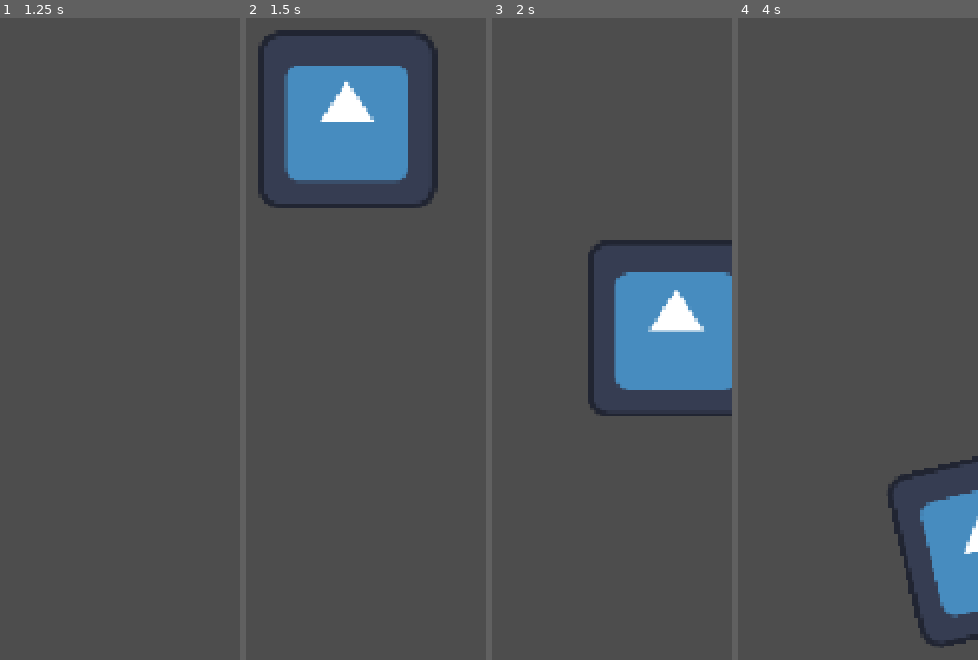
Above: before the commit, frames 1-4 (left to right).
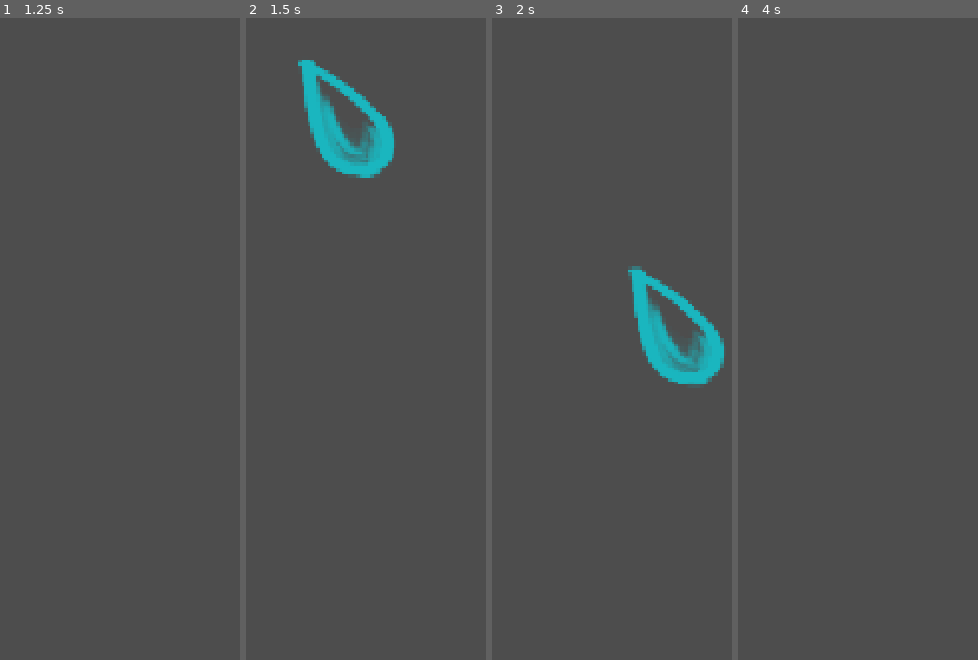
Above: after the commit, the same moments.

Repository: chelsea-zh/sunshower
Game: Godot game, scene res://scenes/main.tscn
The game is run twice, just before and just after one commit, with the same random seed, the same clock (stepped at 60 frames per second) and the same inputs. The engine's default icon, where the game draws it, is replaced by a stand-in: a white triangle on a blue panel in a dark square.
Inputs:
- Up to frame 1 (1.25 s): tap Enter at 0.5 s
- Up to frame 2 (1.5 s): tap Space at 1.25 s
- Up to frame 3 (2 s): no input
- Up to frame 4 (4 s): no input

Frame 1 is identical in both runs. In frame 2, 12% of the frame differs, in the area x 5-80%, y 1-30%; in frame 3, 11%; in frame 4, 4.8%.

Commit message:
added assets

Diff:
--- a/scenes/flower.tscn
+++ b/scenes/flower.tscn
@@ -1,16 +1,196 @@
 [gd_scene format=3 uid="uid://dyy2foov6h30f"]
 
-[ext_resource type="Texture2D" uid="uid://chllq4nrqcm3b" path="res://icon.svg" id="1_8x8dx"]
 [ext_resource type="Script" uid="uid://b2mouogki2388" path="res://scripts/flower.gd" id="1_yoh7s"]
+[ext_resource type="Texture2D" uid="uid://fhjk6qda258y" path="res://assets/flower_spritesheet.png" id="2_yoh7s"]
+
+[sub_resource type="AtlasTexture" id="AtlasTexture_agc10"]
+atlas = ExtResource("2_yoh7s")
+region = Rect2(0, 125, 100, 125)
+
+[sub_resource type="AtlasTexture" id="AtlasTexture_rqhtc"]
+atlas = ExtResource("2_yoh7s")
+region = Rect2(100, 125, 100, 125)
+
+[sub_resource type="AtlasTexture" id="AtlasTexture_ym8cu"]
+atlas = ExtResource("2_yoh7s")
+region = Rect2(200, 125, 100, 125)
+
+[sub_resource type="AtlasTexture" id="AtlasTexture_1ahwj"]
+atlas = ExtResource("2_yoh7s")
+region = Rect2(300, 125, 100, 125)
+
+[sub_resource type="AtlasTexture" id="AtlasTexture_bv3ss"]
+atlas = ExtResource("2_yoh7s")
+region = Rect2(400, 125, 100, 125)
+
+[sub_resource type="AtlasTexture" id="AtlasTexture_vlpni"]
+atlas = ExtResource("2_yoh7s")
+region = Rect2(0, 625, 100, 125)
+
+[sub_resource type="AtlasTexture" id="AtlasTexture_17csd"]
+atlas = ExtResource("2_yoh7s")
+region = Rect2(0, 375, 100, 125)
+
+[sub_resource type="AtlasTexture" id="AtlasTexture_tucwa"]
+atlas = ExtResource("2_yoh7s")
+region = Rect2(100, 375, 100, 125)
+
+[sub_resource type="AtlasTexture" id="AtlasTexture_jm4k8"]
+atlas = ExtResource("2_yoh7s")
+region = Rect2(200, 375, 100, 125)
+
+[sub_resource type="AtlasTexture" id="AtlasTexture_34oqi"]
+atlas = ExtResource("2_yoh7s")
+region = Rect2(300, 375, 100, 125)
+
+[sub_resource type="AtlasTexture" id="AtlasTexture_6s0i7"]
+atlas = ExtResource("2_yoh7s")
+region = Rect2(400, 375, 100, 125)
+
+[sub_resource type="AtlasTexture" id="AtlasTexture_1a2qq"]
+atlas = ExtResource("2_yoh7s")
+region = Rect2(200, 625, 100, 125)
+
+[sub_resource type="AtlasTexture" id="AtlasTexture_wbwse"]
+atlas = ExtResource("2_yoh7s")
+region = Rect2(0, 500, 100, 125)
+
+[sub_resource type="AtlasTexture" id="AtlasTexture_luwoe"]
+atlas = ExtResource("2_yoh7s")
+region = Rect2(100, 500, 100, 125)
+
+[sub_resource type="AtlasTexture" id="AtlasTexture_eoj2m"]
+atlas = ExtResource("2_yoh7s")
+region = Rect2(200, 500, 100, 125)
+
+[sub_resource type="AtlasTexture" id="AtlasTexture_fq5kt"]
+atlas = ExtResource("2_yoh7s")
+region = Rect2(300, 500, 100, 125)
+
+[sub_resource type="AtlasTexture" id="AtlasTexture_qcm7n"]
+atlas = ExtResource("2_yoh7s")
+region = Rect2(400, 500, 100, 125)
+
+[sub_resource type="AtlasTexture" id="AtlasTexture_75crh"]
+atlas = ExtResource("2_yoh7s")
+region = Rect2(300, 625, 100, 125)
+
+[sub_resource type="AtlasTexture" id="AtlasTexture_qc6mi"]
+atlas = ExtResource("2_yoh7s")
+region = Rect2(0, 250, 100, 125)
+
+[sub_resource type="AtlasTexture" id="AtlasTexture_bwda1"]
+atlas = ExtResource("2_yoh7s")
+region = Rect2(100, 250, 100, 125)
+
+[sub_resource type="AtlasTexture" id="AtlasTexture_sgss6"]
+atlas = ExtResource("2_yoh7s")
+region = Rect2(200, 250, 100, 125)
+
+[sub_resource type="AtlasTexture" id="AtlasTexture_6or65"]
+atlas = ExtResource("2_yoh7s")
+region = Rect2(300, 250, 100, 125)
+
+[sub_resource type="AtlasTexture" id="AtlasTexture_ra85c"]
+atlas = ExtResource("2_yoh7s")
+region = Rect2(400, 250, 100, 125)
+
+[sub_resource type="AtlasTexture" id="AtlasTexture_5gf0c"]
+atlas = ExtResource("2_yoh7s")
+region = Rect2(100, 625, 100, 125)
 
 [sub_resource type="SpriteFrames" id="SpriteFrames_d2dbh"]
 animations = [{
 "frames": [{
 "duration": 1.0,
-"texture": ExtResource("1_8x8dx")
-}],
-"loop": 1,
-"name": &"default",
+"texture": SubResource("AtlasTexture_agc10")
+}, {
+"duration": 1.0,
+"texture": SubResource("AtlasTexture_rqhtc")
+}, {
+"duration": 1.0,
+"texture": SubResource("AtlasTexture_ym8cu")
+}, {
+"duration": 1.0,
+"texture": SubResource("AtlasTexture_1ahwj")
+}, {
+"duration": 1.0,
+"texture": SubResource("AtlasTexture_bv3ss")
+}, {
+"duration": 1.0,
+"texture": SubResource("AtlasTexture_vlpni")
+}],
+"loop": 1,
+"name": &"daisy",
+"speed": 5.0
+}, {
+"frames": [{
+"duration": 1.0,
+"texture": SubResource("AtlasTexture_17csd")
+}, {
+"duration": 1.0,
+"texture": SubResource("AtlasTexture_tucwa")
+}, {
+"duration": 1.0,
+"texture": SubResource("AtlasTexture_jm4k8")
+}, {
+"duration": 1.0,
+"texture": SubResource("AtlasTexture_34oqi")
+}, {
+"duration": 1.0,
+"texture": SubResource("AtlasTexture_6s0i7")
+}, {
+"duration": 1.0,
+"texture": SubResource("AtlasTexture_1a2qq")
+}],
+"loop": 1,
+"name": &"hydrangea",
+"speed": 5.0
+}, {
+"frames": [{
+"duration": 1.0,
+"texture": SubResource("AtlasTexture_wbwse")
+}, {
+"duration": 1.0,
+"texture": SubResource("AtlasTexture_luwoe")
+}, {
+"duration": 1.0,
+"texture": SubResource("AtlasTexture_eoj2m")
+}, {
+"duration": 1.0,
+"texture": SubResource("AtlasTexture_fq5kt")
+}, {
+"duration": 1.0,
+"texture": SubResource("AtlasTexture_qcm7n")
+}, {
+"duration": 1.0,
+"texture": SubResource("AtlasTexture_75crh")
+}],
+"loop": 1,
+"name": &"orchid",
+"speed": 5.0
+}, {
+"frames": [{
+"duration": 1.0,
+"texture": SubResource("AtlasTexture_qc6mi")
+}, {
+"duration": 1.0,
+"texture": SubResource("AtlasTexture_bwda1")
+}, {
+"duration": 1.0,
+"texture": SubResource("AtlasTexture_sgss6")
+}, {
+"duration": 1.0,
+"texture": SubResource("AtlasTexture_6or65")
+}, {
+"duration": 1.0,
+"texture": SubResource("AtlasTexture_ra85c")
+}, {
+"duration": 1.0,
+"texture": SubResource("AtlasTexture_5gf0c")
+}],
+"loop": 1,
+"name": &"tulip",
 "speed": 5.0
 }]
 
@@ -25,6 +205,7 @@
 [node name="AnimatedSprite2D" type="AnimatedSprite2D" parent="." unique_id=113938609]
 position = Vector2(0, -65)
 sprite_frames = SubResource("SpriteFrames_d2dbh")
+animation = &"daisy"
 
 [node name="CollisionShape2D" type="CollisionShape2D" parent="." unique_id=1331420230]
 position = Vector2(0, -63)
--- a/scenes/raindrop.tscn
+++ b/scenes/raindrop.tscn
@@ -1,27 +1,35 @@
 [gd_scene format=3 uid="uid://8nf6osnt6kh3"]
 
-[ext_resource type="Texture2D" uid="uid://chllq4nrqcm3b" path="res://icon.svg" id="1_rh3xa"]
 [ext_resource type="Script" uid="uid://c3oo4fodjn3w1" path="res://scripts/raindrop.gd" id="2_elo30"]
+[ext_resource type="Texture2D" uid="uid://fhjk6qda258y" path="res://assets/flower_spritesheet.png" id="2_yjn3f"]
+
+[sub_resource type="AtlasTexture" id="AtlasTexture_l04qk"]
+atlas = ExtResource("2_yjn3f")
+region = Rect2(200, 0, 100, 125)
 
 [sub_resource type="SpriteFrames" id="SpriteFrames_y85q1"]
 animations = [{
 "frames": [{
 "duration": 1.0,
-"texture": ExtResource("1_rh3xa")
+"texture": SubResource("AtlasTexture_l04qk")
 }],
 "loop": 1,
 "name": &"default",
 "speed": 5.0
 }]
 
-[sub_resource type="CircleShape2D" id="CircleShape2D_y85q1"]
-radius = 59.211487
+[sub_resource type="CapsuleShape2D" id="CapsuleShape2D_mqmli"]
+radius = 30.0
+height = 94.0
 
 [node name="raindrop" type="CharacterBody2D" unique_id=349091514]
 script = ExtResource("2_elo30")
 
 [node name="AnimatedSprite2D" type="AnimatedSprite2D" parent="." unique_id=113981248]
+position = Vector2(-6, -11)
+scale = Vector2(1.14, 1.14)
 sprite_frames = SubResource("SpriteFrames_y85q1")
 
 [node name="CollisionShape2D" type="CollisionShape2D" parent="." unique_id=692689640]
-shape = SubResource("CircleShape2D_y85q1")
+rotation = -0.50490344
+shape = SubResource("CapsuleShape2D_mqmli")
--- a/scripts/flower.gd
+++ b/scripts/flower.gd
@@ -4,6 +4,7 @@
 
 func _ready() -> void:
 	rotation_degrees = 0
+	$AnimatedSprite2D.frame = 0
 
 func _process(_delta: float) -> void:
 	if clockwise:
Binary file added: assets/flower_spritesheet.png
Not shown, added: assets/flower_spritesheet.png.import
Binary file added: assets/sunshower.png
Not shown, added: assets/sunshower.png.import
